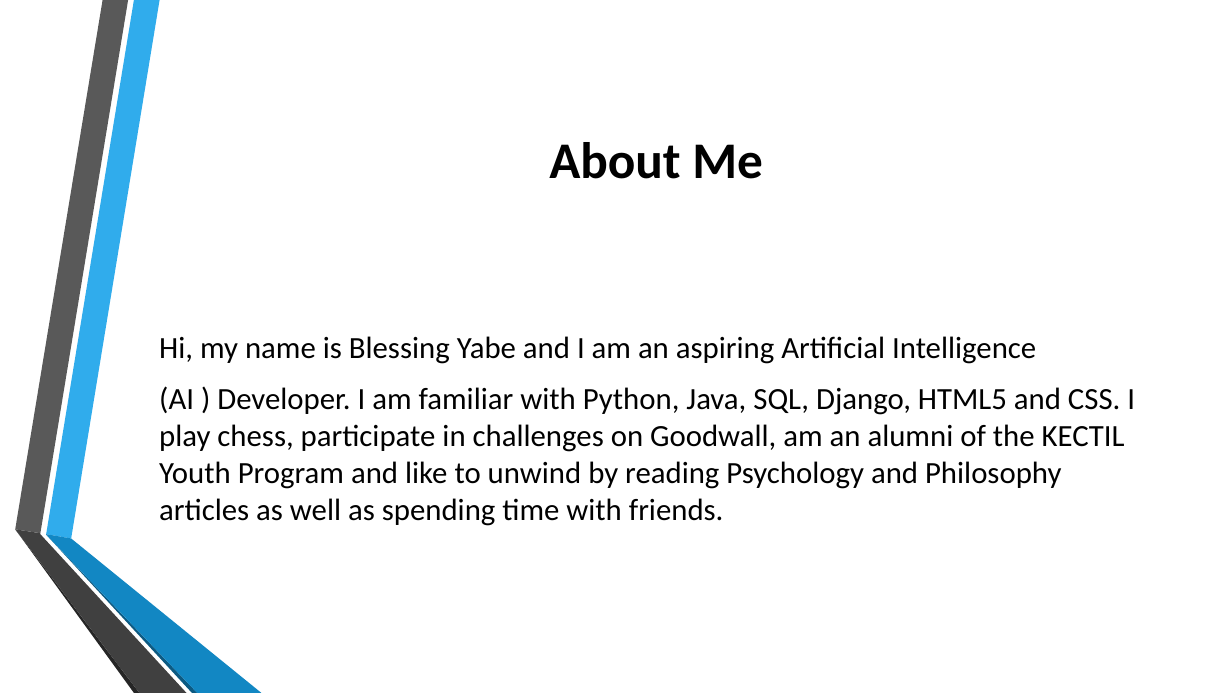
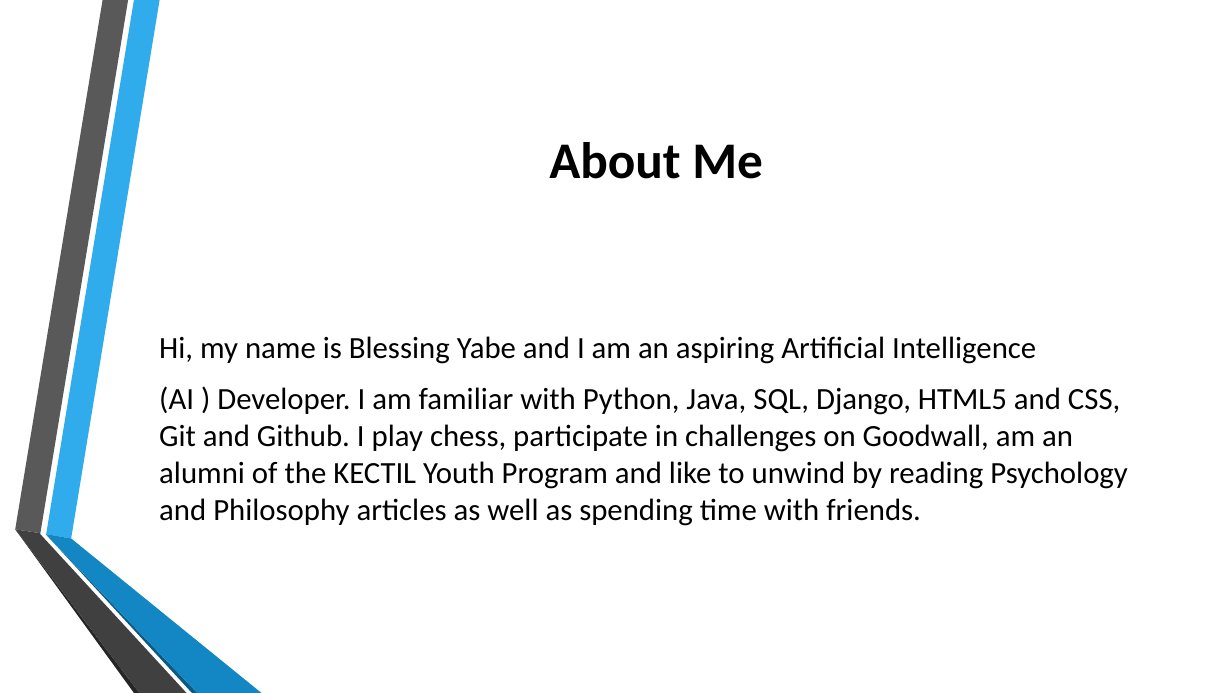
Before and after one commit to md1134/AgriPal, a slide deck: slide 2 of Files/Agripal.pptx. Drawn at 1232x693 pixels with LibreOffice and Linux fonts; fonts in the diff are those of the drawing; background and template pictures are left out. Boxes give left, top, right and bottom in pixels: in the first picture for what was removed or moved away, otherwise in the second. Text is boxed around its words. In the diff, an @@ line names an element or a change of style, - is before the commit and + after.

Commit message:
Added edited Powerpoint

```diff
--- a/Files/Agripal.pptx
+++ b/Files/Agripal.pptx
@@ text at [159, 386, 1128, 526]: text changed @@
-(AI ) Developer. I am familiar with Python, Java, SQL, Django, HTML5 and CSS. I play chess, participate in challenges on Goodwall, am an alumni of the KECTIL Youth Program and like to unwind by reading Psychology and Philosophy articles as well as spending time with friends.
+(AI ) Developer. I am familiar with Python, Java, SQL, Django, HTML5 and CSS, Git and Github. I play chess, participate in challenges on Goodwall, am an alumni of the KECTIL Youth Program and like to unwind by reading Psychology and Philosophy articles as well as spending time with friends.
```
